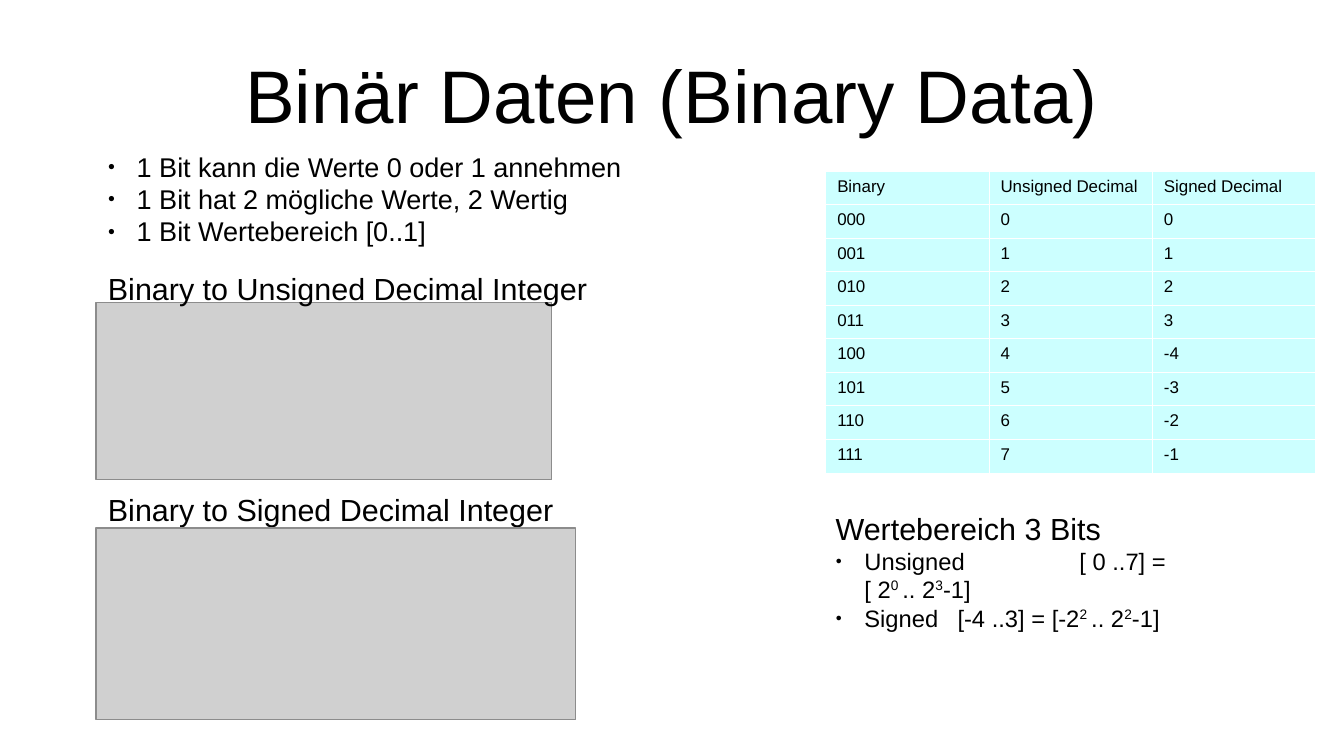
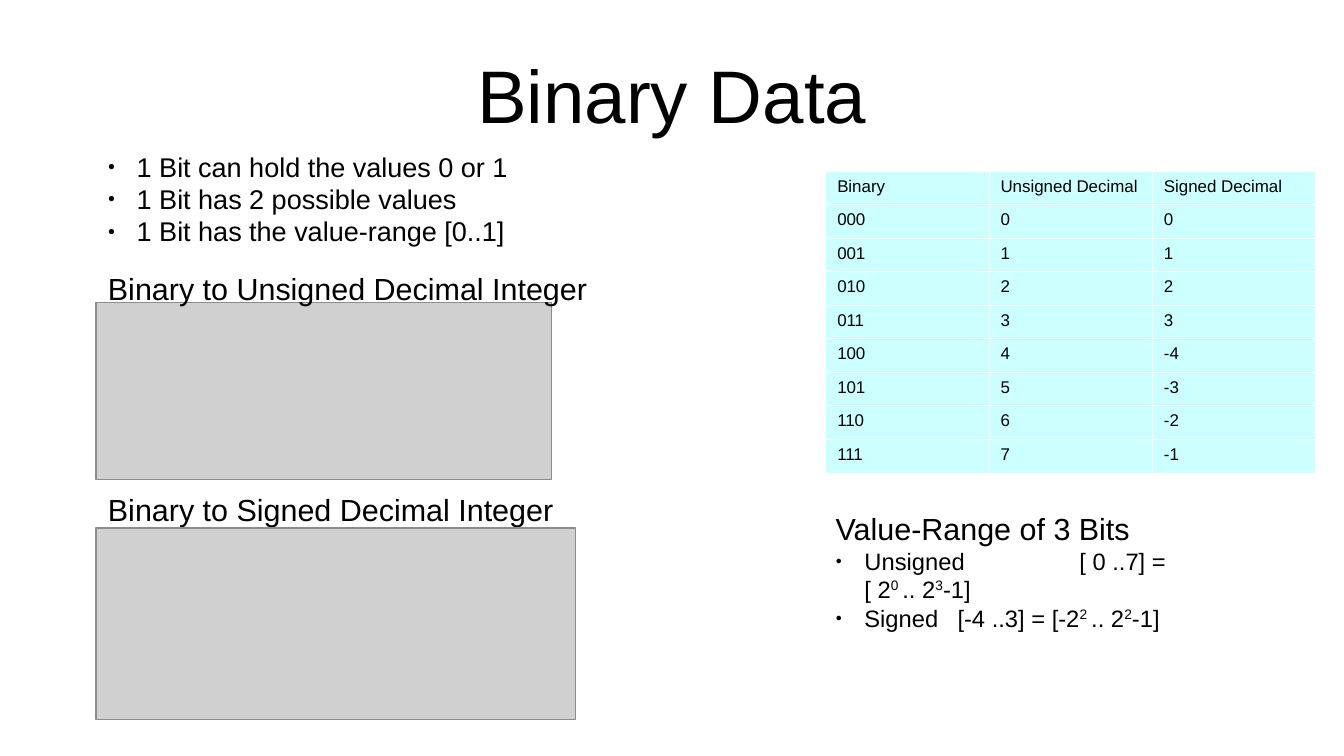
Before and after one commit to sgothel/cpp_basics, a slide deck: slide 2 of doc/Data01.odp. Drawn at 1344x756 pixels with LibreOffice and Linux fonts; fonts in the diff are those of the drawing; grey boxes stand for pictures. Boxes give left, top, right and bottom in pixels: in the first picture for what was removed or moved away, otherwise in the second. Text is boxed around its words. In the diff, an @@ line names an element or a change of style, - is before the commit and + after.

```diff
--- a/doc/Data01.odp
+++ b/doc/Data01.odp
@@ title at box(477, 69, 866, 137): text changed @@
-Binär Daten (Binary Data)
+Binary Data
@@ text at box(137, 157, 507, 246): text changed @@
-● 1 Bit kann die Werte 0 oder 1 annehmen
-● 1 Bit hat 2 mögliche Werte, 2 Wertig
-● 1 Bit Wertebereich [0..1]
+● 1 Bit can hold the values 0 or 1
+● 1 Bit has 2 possible values
+● 1 Bit has the value-range [0..1]
@@ text at box(836, 518, 1130, 546): text changed @@
-Wertebereich 3 Bits
+Value-Range of 3 Bits
```
Also in this commit, not shown: 2 other slides changed, 2 other files.
